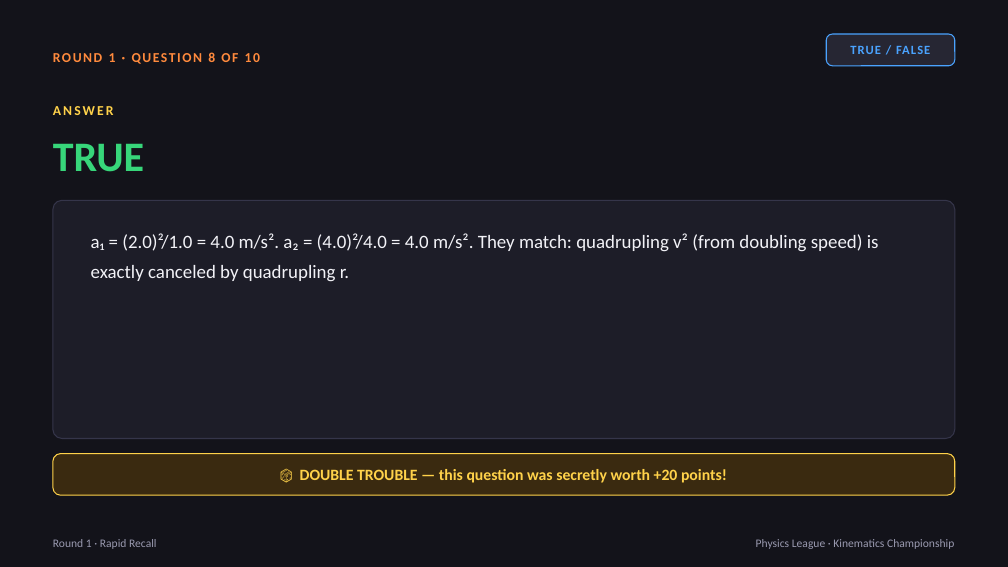
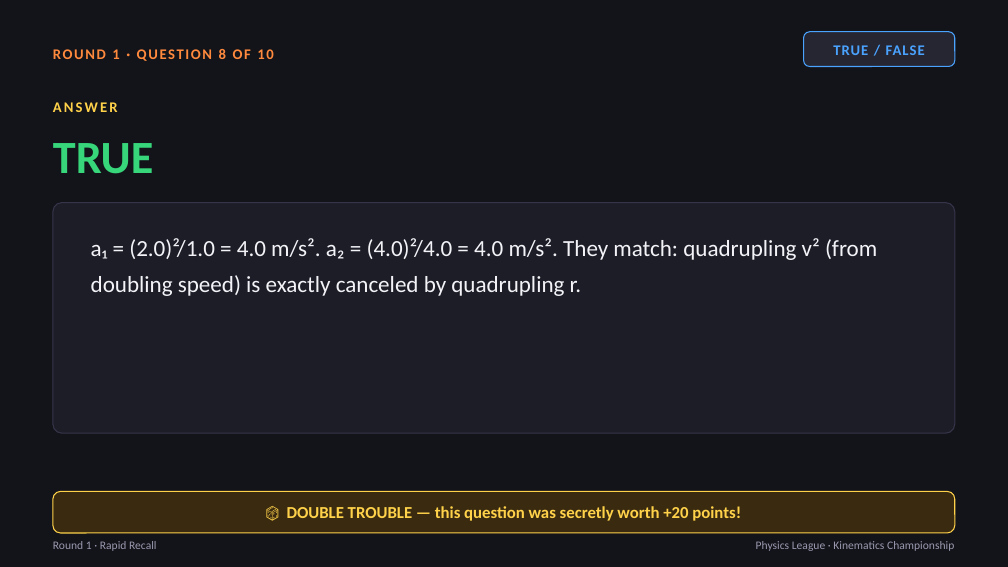
Before and after one commit to lestojas/physics, a slide deck: slide 20 of Physics-League-Kinematics-Championship.pptx (slide 19 before the commit). Drawn at 1008x567 pixels with LibreOffice and Linux fonts; fonts in the diff are those of the drawing. Boxes give left, top, right and bottom in pixels: in the first picture for what was removed or moved away, otherwise in the second. Text is boxed around its words. In the diff, an @@ line names an element or a change of style, - is before the commit and + after.

```diff
--- a/Physics-League-Kinematics-Championship.pptx
+++ b/Physics-League-Kinematics-Championship.pptx
@@ text "ROUND 1 · QUESTION 8 ..." at [112, 49, 226, 59]: size 13 to 14 pt @@
@@ text "TRUE / FALSE": place and size @@
-text "TRUE / FALSE" at [850, 45, 930, 54]
+text "TRUE / FALSE" at [833, 45, 925, 55]
@@ text "TRUE / FALSE" at [833, 45, 925, 55]: size 12 to 14 pt @@
@@ rounded rectangle at [804, 32, 955, 67]: proportions changed @@
@@ rounded rectangle: place and size @@
-rounded rectangle at [827, 34, 955, 66]
+rounded rectangle at [804, 32, 955, 67]
@@ text "TRUE" at [53, 143, 153, 174]: size 40 to 44 pt @@
@@ text "ANSWER" at [53, 102, 118, 112]: size 13 to 14 pt @@
@@ rounded rectangle: place and size @@
-rounded rectangle at [53, 200, 955, 439]
+rounded rectangle at [53, 203, 955, 433]
@@ rounded rectangle at [53, 203, 955, 433]: proportions changed @@
@@ text "a₁ = (2.0)²/1.0 = 4.0 ..." at [91, 238, 877, 296]: size 18 to 22 pt @@
@@ text "🎲 DOUBLE TROUBLE — this ...": place and size @@
-text "🎲 DOUBLE TROUBLE — this ..." at [300, 469, 727, 483]
+text "🎲 DOUBLE TROUBLE — this ..." at [287, 506, 741, 521]
@@ rounded rectangle: place and size @@
-rounded rectangle at [53, 454, 955, 495]
+rounded rectangle at [53, 492, 955, 533]
@@ text "🎲 DOUBLE TROUBLE — this ..." at [287, 506, 741, 521]: size 15 to 16 pt @@
```
Also in this commit, not shown: 44 other slides changed, 5 slides added, 3 slides removed.
